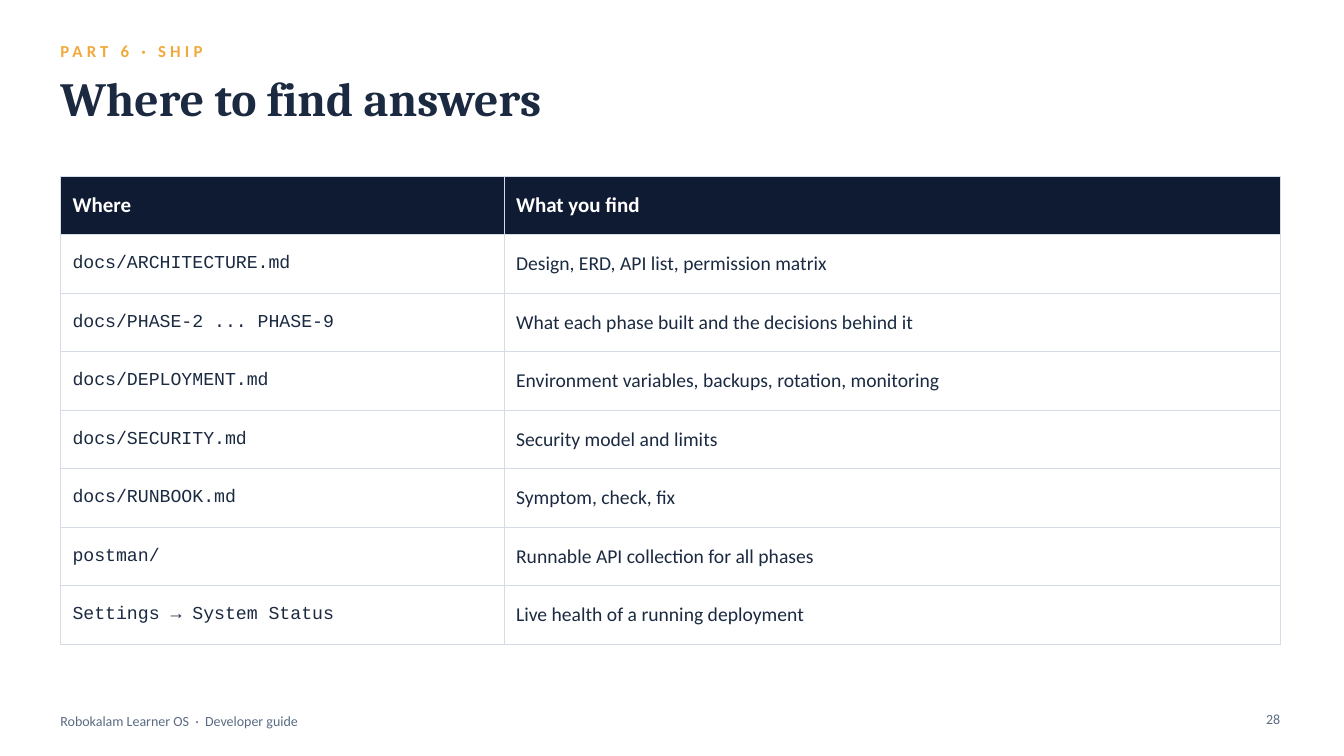
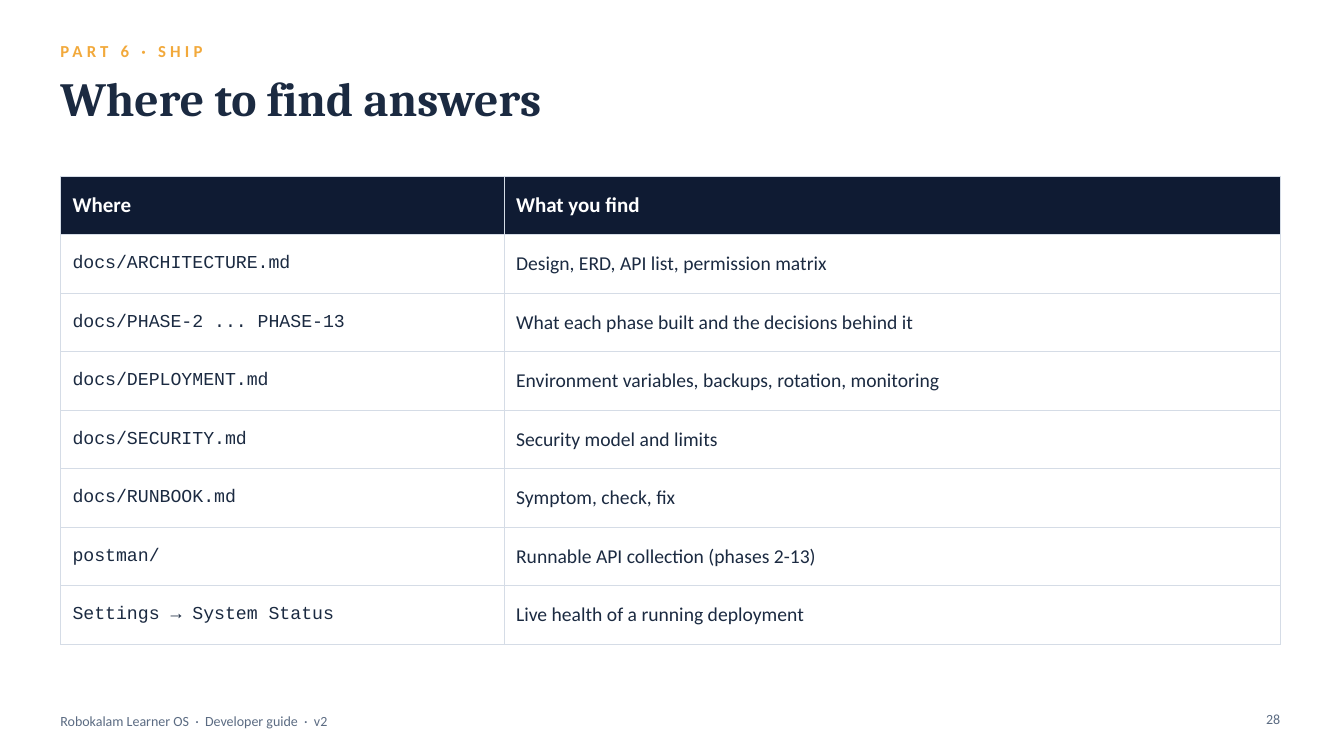
Before and after one commit to abhinayame/robokalamOS, a slide deck: slide 28 of docs/Robokalam-Learner-OS-Developer-Guide.pptx. Drawn at 1344x756 pixels with LibreOffice and Linux fonts; fonts in the diff are those of the drawing. Boxes give left, top, right and bottom in pixels: in the first picture for what was removed or moved away, otherwise in the second. Text is boxed around its words. In the diff, an @@ line names an element or a change of style, - is before the commit and + after.

```diff
--- a/docs/Robokalam-Learner-OS-Developer-Guide.pptx
+++ b/docs/Robokalam-Learner-OS-Developer-Guide.pptx
@@ table at [60, 176, 1280, 629] @@
-row 3, column 1: docs/PHASE-2 ... PHASE-9
+row 3, column 1: docs/PHASE-2 ... PHASE-13
-row 7, column 2: Runnable API collection for all phases
+row 7, column 2: Runnable API collection (phases 2-13)
@@ text at [60, 716, 327, 729]: text changed @@
-Robokalam Learner OS · Developer guide
+Robokalam Learner OS · Developer guide · v2
```
Also in this commit, not shown: 27 other slides changed, 9 slides added, 4 other files.
